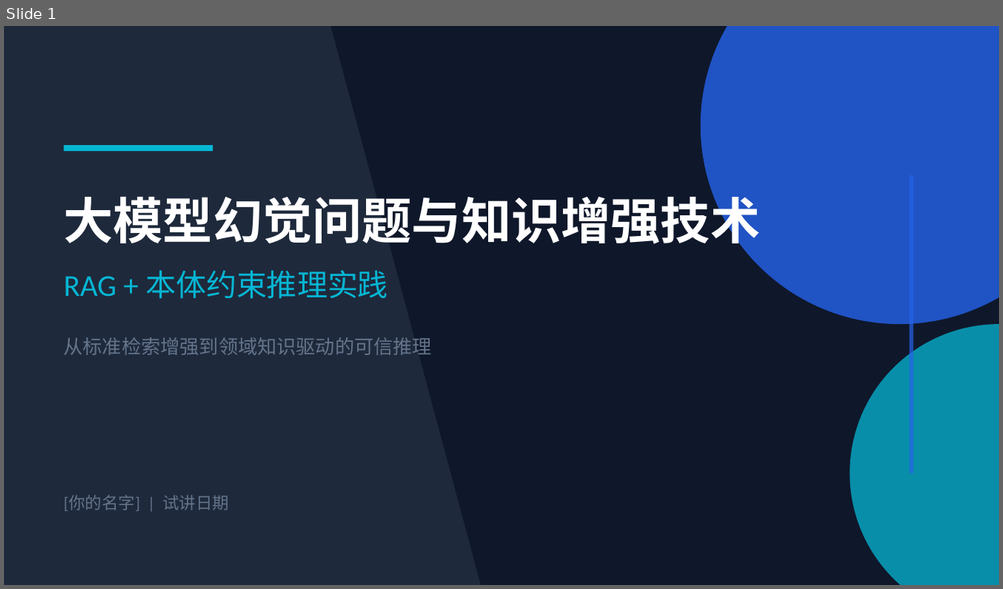
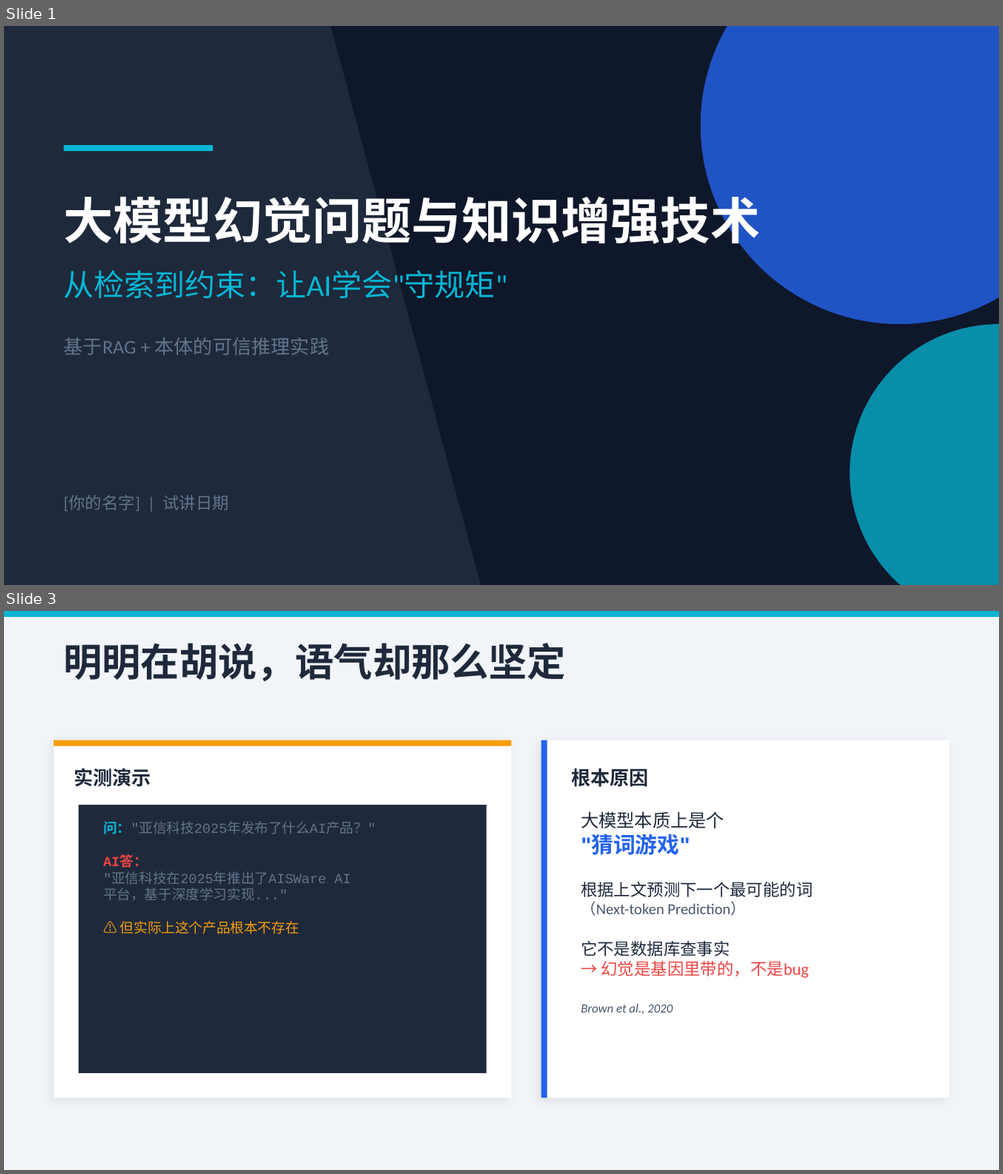
Before and after one commit to wang-minghan/notbook, a slide deck: 工作/面试准备/试讲_PPT.pptx. Shown one above the other, each under a label of ours: slide 1 before the commit, slides 1 and 3 after it; the slides between them are not shown. The pictures are 1003x589 and 1003x1174 pixels, drawn with LibreOffice and Linux fonts; fonts in the diff are those of the drawing. Boxes give left, top, right and bottom in pixels: in the first picture for what was removed or moved away, otherwise in the second. Text is boxed around its words. In the diff, an @@ line names an element or a change of style, - is before the commit and + after.

```diff
--- a/工作/面试准备/试讲_PPT.pptx
+++ b/工作/面试准备/试讲_PPT.pptx
@@ slide 3 added at (4, 611, 999, 1170), background #F1F5F9 @@
@@ rectangle added at (4, 611, 999, 617), fill #06B6D4 @@
@@ text added at (64, 643, 566, 681), 28 pt, text #1E293B, bold @@
+明明在胡说，语气却那么坚定
@@ rectangle added at (54, 741, 511, 1099), fill #FFFFFF @@
@@ rectangle added at (54, 741, 511, 746), fill #F59E0B @@
@@ rectangle added at (541, 741, 949, 1099), fill #FFFFFF @@
@@ rectangle added at (541, 741, 547, 1099), fill #2563EB @@
@@ text added at (74, 768, 151, 787), 14 pt, text #1E293B, bold @@
+实测演示
@@ text added at (571, 768, 649, 787), 14 pt, text #1E293B, bold @@
+根本原因
@@ rectangle added at (79, 805, 486, 1073), fill #1E293B @@
@@ text added at (103, 821, 375, 934), 10 pt, text #64748B @@
+问："亚信科技2025年发布了什么AI产品？"
+AI答：
+"亚信科技在2025年推出了AISWare AI
+平台，基于深度学习实现..."
+⚠️ 但实际上这个产品根本不存在
@@ text added at (580, 812, 812, 1014), 12 pt, text #475569 @@
+大模型本质上是个
+"猜词游戏"
+根据上文预测下一个最可能的词
+（Next-token Prediction）
+它不是数据库查事实
+→ 幻觉是基因里带的，不是bug
+Brown et al., 2020
@@ slide 1 changed as well @@
@@ rectangle removed at (909, 175, 913, 474) @@
@@ text at (64, 270, 508, 299): text changed @@
-RAG + 本体约束推理实践
+从检索到约束：让AI学会"守规矩"
@@ text at (64, 338, 330, 355): text changed @@
-从标准检索增强到领域知识驱动的可信推理
+基于RAG + 本体的可信推理实践
```
Also in this commit, not shown: 4 other slides changed, 6 other slides added, 7 slides removed, 2 other files.
